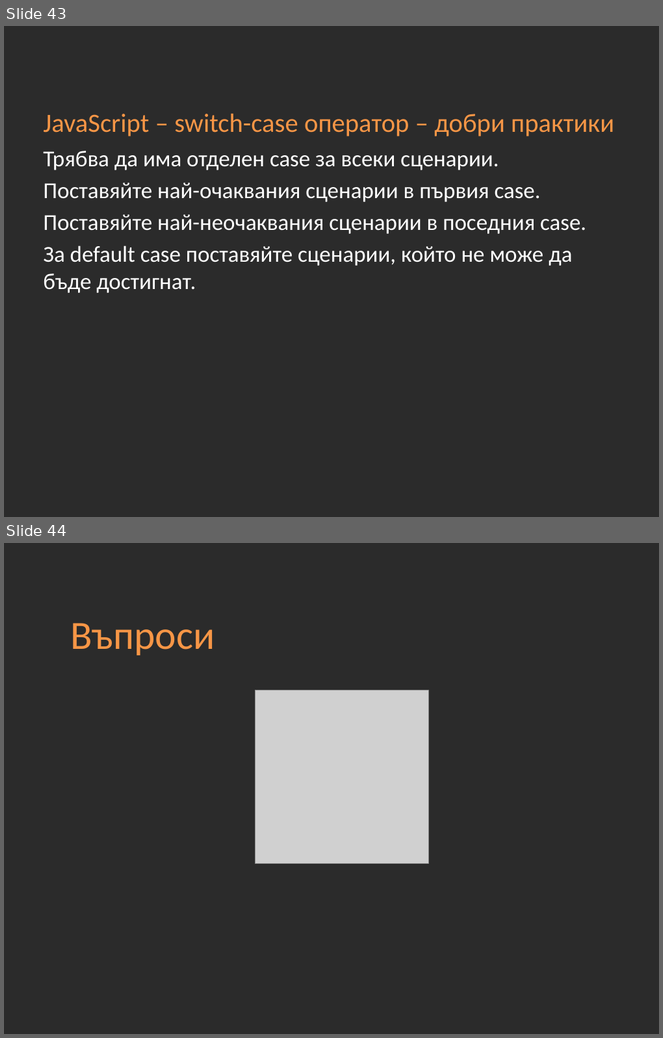
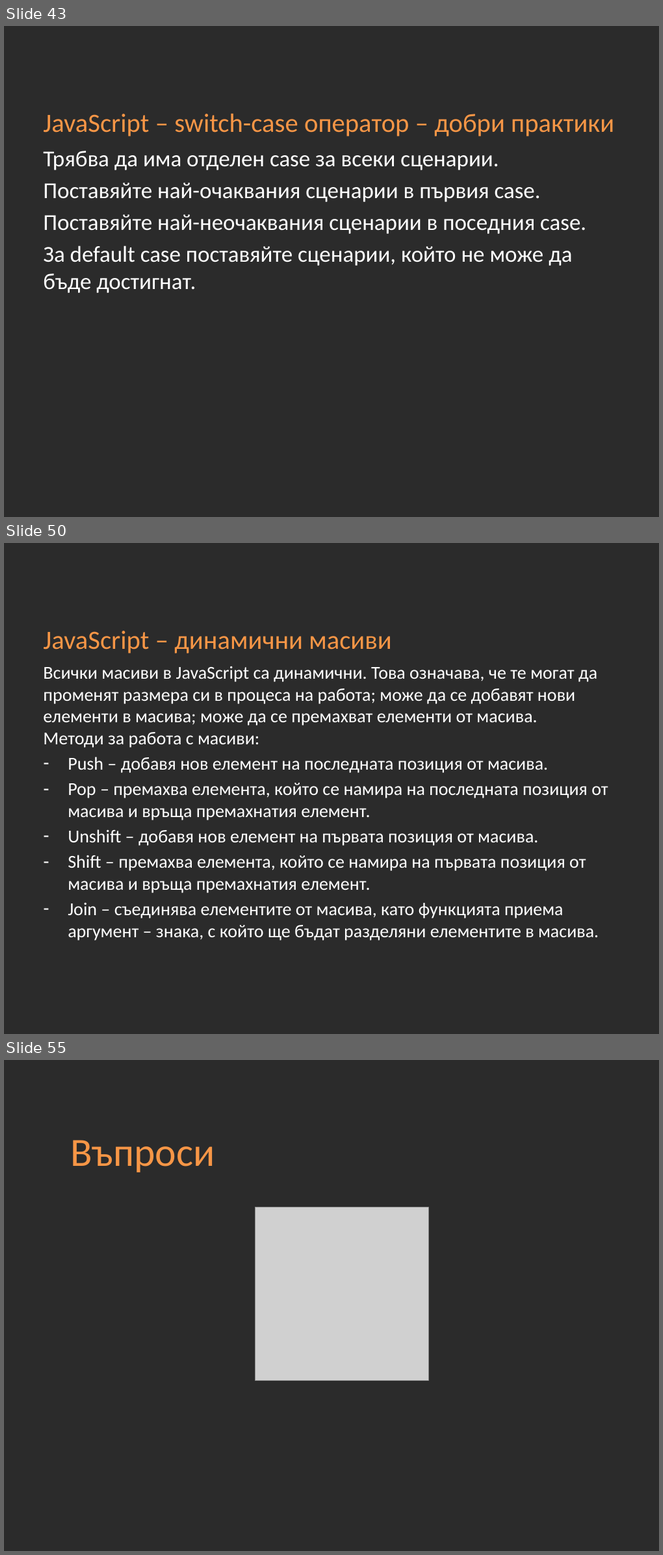
Before and after one commit to Academy-Soft-Intellect/Front-End-Course, a slide deck: 10-JavaScript-Basics.pptx. Shown one above the other, each under a label of ours: slides 43 and 44 before the commit, slides 43, 50 and 55 after it; the slides between them are not shown. The pictures are 663x1038 and 663x1555 pixels, drawn with LibreOffice and Linux fonts; fonts in the diff are those of the drawing; grey boxes stand for pictures; background and template pictures are left out; a plain dark background stands for a picture behind light text. Boxes give left, top, right and bottom in pixels: in the first picture for what was removed or moved away, otherwise in the second. Text is boxed around its words. In the diff, an @@ line names an element or a change of style, - is before the commit and + after.

```diff
--- a/10-JavaScript-Basics.pptx
+++ b/10-JavaScript-Basics.pptx
@@ slide 50 added at (4,543,659,1034), background picture (left out) @@
@@ title added at (43,631,391,653), 29 pt, text #F79646 @@
+JavaScript – динамични масиви
@@ text added at (43,666,608,941), 20 pt, text #FFFFFF @@
+Всички масиви в JavaScript са динамични. Това означава, че те могат да променят размера си в процеса на работа; може да се добавят нови елементи в масива; може да се премахват елементи от масива.
+Методи за работа с масиви:
+– Push – добавя нов елемент на последната позиция от масива.
+– Pop – премахва елемента, който се намира на последната позиция от масива и връща премахнатия елемент.
+– Unshift – добавя нов елемент на първата позиция от масива.
+– Shift – премахва елемента, който се намира на първата позиция от масива и връща премахнатия елемент.
+– Join – съединява елементите от масива, като функцията приема аргумент – знака, с който ще бъдат разделяни елементите в масива.
@@ what was slide 44 is now slide 55 @@
```
Also in this commit, not shown: 1 slide changed, 11 other slides added.
